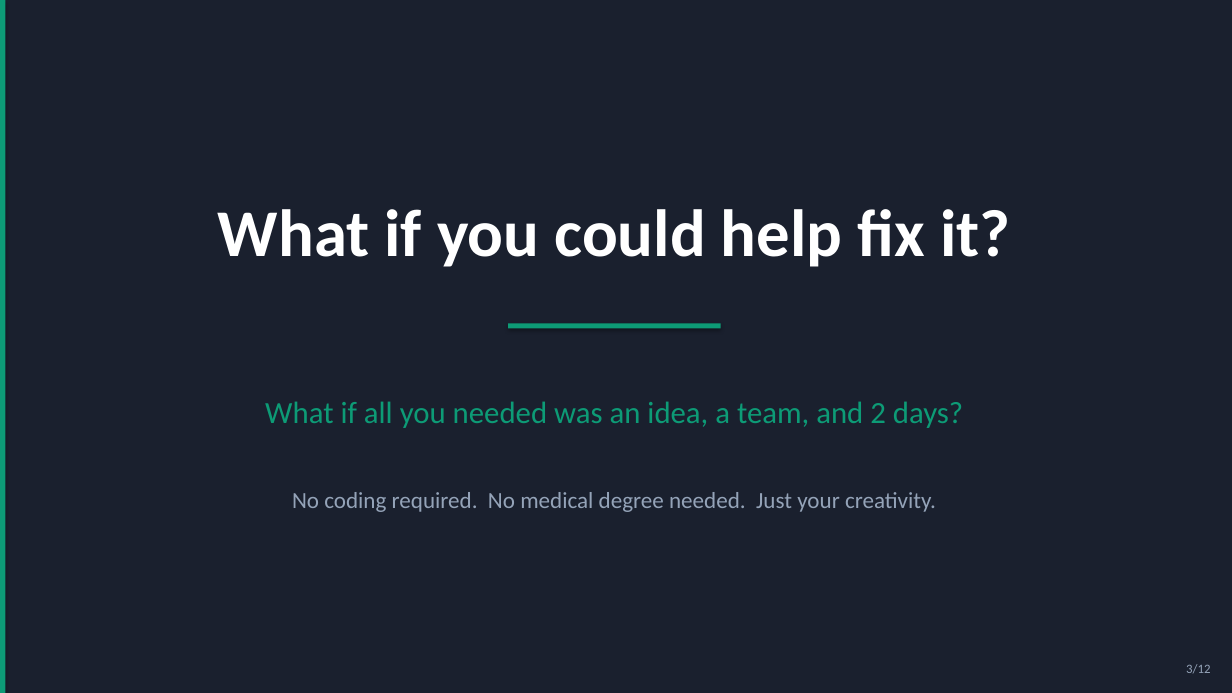
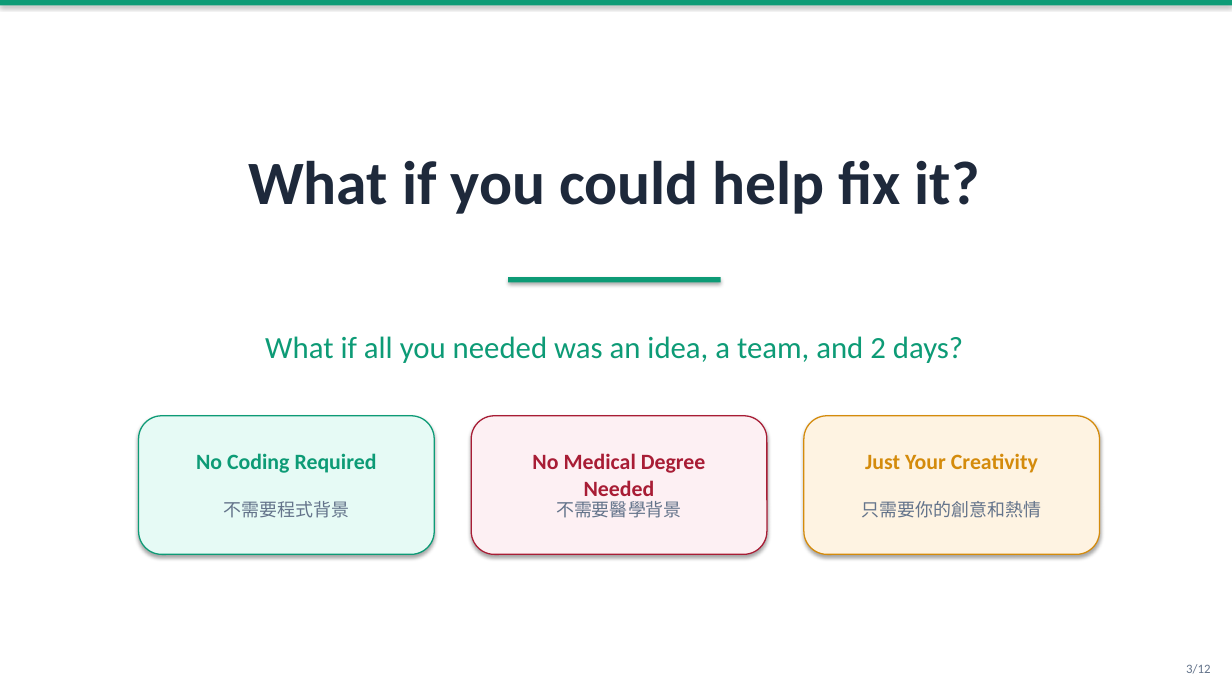
Before and after one commit to ChuehanKuo/HSIL-Website, a slide deck: slide 3 of HSIL_Hackathon_2026_Speech.pptx. Drawn at 1232x693 pixels with LibreOffice and Linux fonts; fonts in the diff are those of the drawing. Boxes give left, top, right and bottom in pixels: in the first picture for what was removed or moved away, otherwise in the second. Text is boxed around its words. In the diff, an @@ line names an element or a change of style, - is before the commit and + after.

```diff
--- a/HSIL_Hackathon_2026_Speech.pptx
+++ b/HSIL_Hackathon_2026_Speech.pptx
@@ background #1A202E to #FFFFFF @@
@@ rectangle: place and size @@
-rectangle at [0,0,6,693]
+rectangle at [0,0,1232,6]
@@ text "What if you could help ...": place and size @@
-text "What if you could help ..." at [218,209,1010,267]
+text "What if you could help ..." at [248,160,980,214]
@@ text "What if you could help ..." at [248,160,980,214]: size 52 to 48 pt, text colour #FFFFFF to #1E293B @@
@@ rectangle: place and size @@
-rectangle at [508,323,721,329]
+rectangle at [508,277,721,283]
@@ text "What if all you needed ...": place and size @@
-text "What if all you needed ..." at [265,401,963,428]
+text "What if all you needed ..." at [265,336,963,363]
@@ rounded rectangle added at [139,416,434,555], fill #E6FAF5, outline #0D9B76 1 pt @@
@@ rounded rectangle added at [471,416,767,555], fill #FDF0F3, outline #A81D35 1 pt @@
@@ rounded rectangle added at [804,416,1100,555], fill #FEF3E2, outline #D48B0C 1 pt @@
@@ text added at [196,453,377,473], 17 pt, text #0D9B76, bold @@
+No Coding Required
@@ text at [532,453,706,502]: text changed; size 18 to 17 pt; text colour #94A3B8 to #A81D35; bold on @@
-No coding required. No medical degree needed. Just your creativity.
+No Medical Degree Needed
@@ text added at [865,453,1038,473], 17 pt, text #D48B0C, bold @@
+Just Your Creativity
@@ text added at [223,501,349,518], 14 pt, text #64748B @@
+不需要程式背景
@@ text added at [556,501,682,518], 14 pt, text #64748B @@
+不需要醫學背景
@@ text added at [862,501,1042,518], 14 pt, text #64748B @@
+只需要你的創意和熱情
@@ text "3/12" at [1186,664,1210,673]: text colour #94A3B8 to #64748B @@
```
Also in this commit, not shown: 4 other slides changed, 7 slides added, 7 slides removed, 2 other files.
